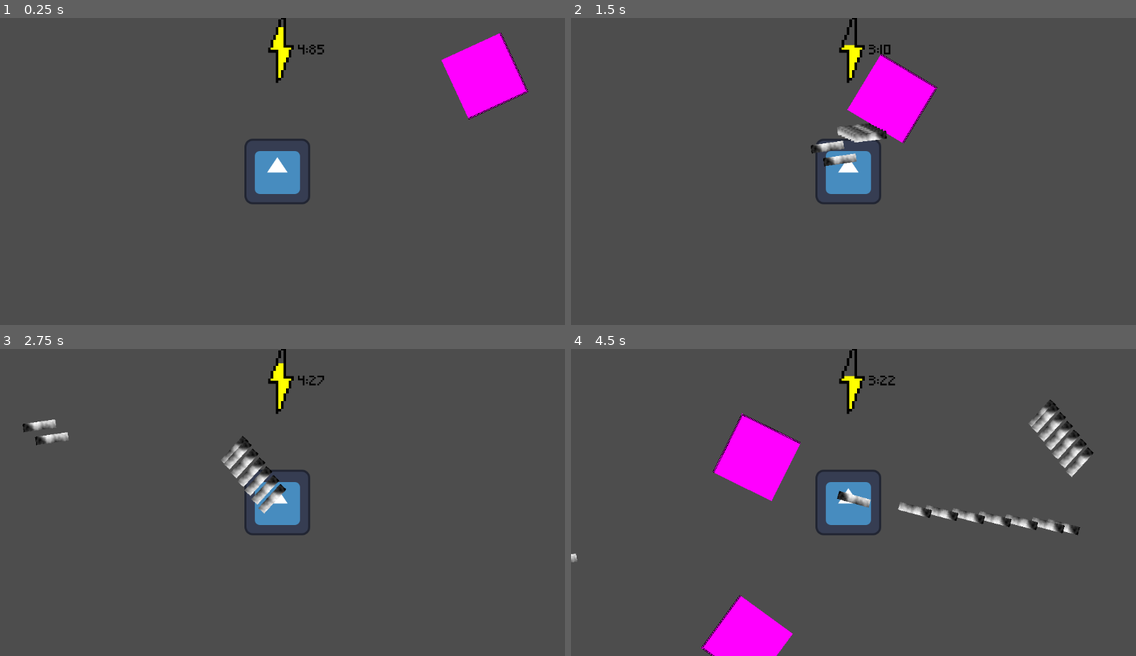
Above: before the commit, frames 1-4 (two rows, left to right).
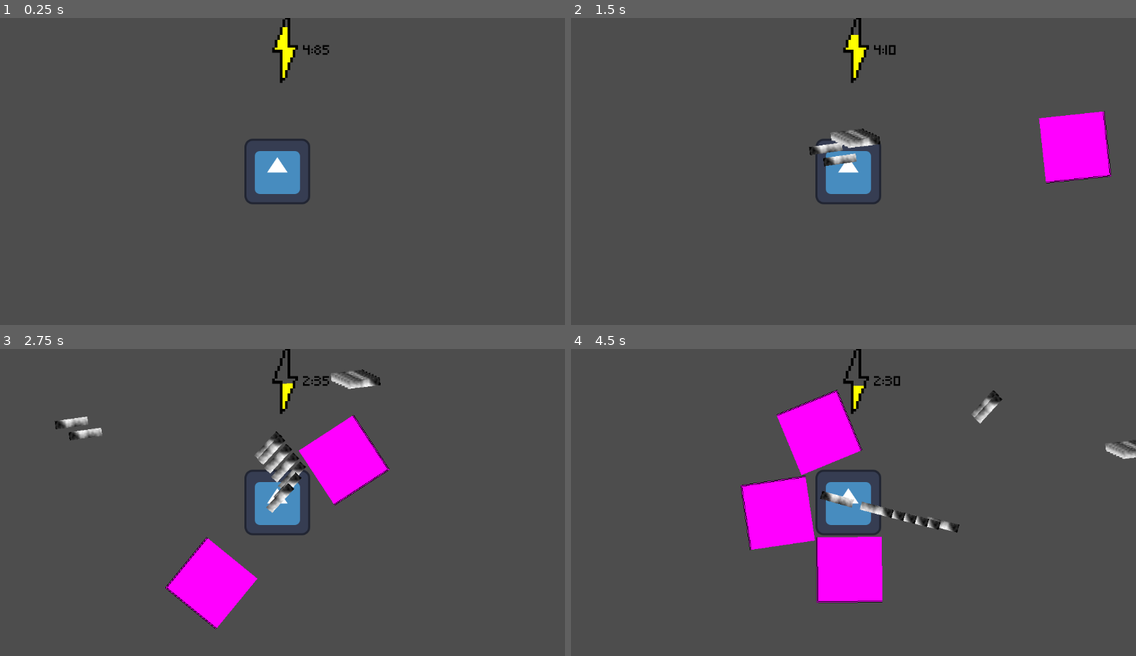
Above: after the commit, the same moments.

Repository: AJISGit/GMTK-2026-Game
Game: Godot game, scene res://scenes/main_scene.tscn
Same seed, same stepped clock (60 frames per second), same inputs: the game is played once before the commit and once after it. The engine's default icon, where the game draws it, is replaced by a stand-in: a white triangle on a blue panel in a dark square.
Inputs (mouse positions are in pixels of both pictures, inside the frame that each line leads up to):
- Up to frame 1 (0.25 s): no input
- Up to frame 2 (1.5 s): move the mouse to (977, 156) at 0.52 s; press the mouse at (977, 156) at 0.53 s; hold D (move_right) 0.53-1.28 s; move the mouse to (740, 186) at 1.27 s; release the mouse at (740, 186) at 1.28 s; hold S (move_down) from 1.28 s (still down); click (740, 186) at 1.35 s
- Up to frame 3 (2.75 s): move the mouse to (339, 434) at 2.02 s; release S (move_down) at 2.03 s; press the mouse at (339, 434) at 2.03 s; hold D (move_right) from 2.03 s (still down)
- Up to frame 4 (4.5 s): move the mouse to (825, 563) at 2.77 s; release D (move_right) at 2.78 s; release the mouse at (825, 563) at 2.78 s; hold W (move_up) 2.78-3.53 s; click (825, 563) at 2.85 s; move the mouse to (1023, 548) at 3.52 s; press the mouse at (1023, 548) at 3.53 s; hold A (move_left) from 3.53 s (still down); move the mouse to (684, 456) at 4.27 s; release the mouse at (684, 456) at 4.28 s; click (684, 456) at 4.35 s

The runs differ from the first frame. In frame 1, 3.1% of the frame differs, in the area x 47-94%, y 0-34%; in frame 2, 6.2%; in frame 3, 8.1%; in frame 4, 15%, in the area x 0-100%, y 0-100%.

Commit message:
Add enemy spawner

Diff:
--- a/scenes/enemy.tscn
+++ b/scenes/enemy.tscn
@@ -13,6 +13,8 @@
 
 [node name="Enemy" type="CharacterBody2D" unique_id=921402794]
 script = ExtResource("1_7p1mj")
+max_health = 3
+energy = 1.0
 metadata/_custom_type_script = "uid://bob5jwsv6an5u"
 
 [node name="Sprite2D" type="Sprite2D" parent="." unique_id=1086449687]
--- a/scenes/main_scene.tscn
+++ b/scenes/main_scene.tscn
@@ -5,6 +5,7 @@
 [ext_resource type="Script" uid="uid://c81qpyrjggtug" path="res://scripts/energy_bar.gd" id="3_7ykc4"]
 [ext_resource type="FontFile" uid="uid://dw65sxfr2pq71" path="res://fonts/Pixeled.ttf" id="4_pu3yx"]
 [ext_resource type="PackedScene" uid="uid://dy63nc8klujsd" path="res://scenes/enemy.tscn" id="5_gubc5"]
+[ext_resource type="Script" uid="uid://bq6hchmj5tym7" path="res://scripts/enemy_spawner.gd" id="6_rt2n2"]
 
 [sub_resource type="AtlasTexture" id="AtlasTexture_7ykc4"]
 atlas = ExtResource("2_pw63i")
@@ -201,7 +202,7 @@
 
 [node name="EnergyIcon" type="AnimatedSprite2D" parent="Player/Camera2D/TheStuff" unique_id=1359483004]
 modulate = Color(1, 1, 0, 1)
-position = Vector2(-3, -240)
+position = Vector2(5, -240)
 scale = Vector2(5, 5)
 sprite_frames = SubResource("SpriteFrames_k67gn")
 autoplay = "default"
@@ -209,21 +210,15 @@
 script = ExtResource("3_7ykc4")
 
 [node name="EnergyLabel" type="Label" parent="Player/Camera2D/TheStuff" unique_id=442729918]
-offset_left = 30.0
-offset_top = -265.0
-offset_right = 70.0
-offset_bottom = -219.0
+offset_left = 40.0
+offset_top = -264.0
+offset_right = 80.0
+offset_bottom = -218.0
 text = "50"
 label_settings = SubResource("LabelSettings_gubc5")
 
-[node name="Enemy" parent="." unique_id=921402794 instance=ExtResource("5_gubc5")]
-position = Vector2(442, -204)
-walk_speed = 10.0
-
-[node name="Enemy2" parent="." unique_id=1571147883 instance=ExtResource("5_gubc5")]
-position = Vector2(-726, -401)
-walk_speed = 10.0
-
-[node name="Enemy3" parent="." unique_id=679403479 instance=ExtResource("5_gubc5")]
-position = Vector2(-674, 714)
-walk_speed = 10.0
+[node name="EnemySpawner" type="Node" parent="." unique_id=938230244]
+script = ExtResource("6_rt2n2")
+enemy_resource = ExtResource("5_gubc5")
+enemy_count = 4
+metadata/_custom_type_script = "uid://bq6hchmj5tym7"
--- a/scripts/base_enemy.gd
+++ b/scripts/base_enemy.gd
@@ -21,6 +21,8 @@
 @export var energy: float = 5.0
 
 
+signal killed
+
 
 func _ready() -> void:
 	walk_speed *= 1000
@@ -28,10 +30,11 @@
 func _physics_process(delta: float) -> void:
 
 	if (health < 0):
-		%Player.current_energy += energy
+		$"../Player".current_energy += energy
+		killed.emit()
 		queue_free()
 
-	look_at(%Player.position)
+	look_at($"../Player".position)
 
 	velocity = Vector2(1.0, 0.0).rotated(rotation) * walk_speed * delta
 	move_and_slide()
@@ -39,7 +42,7 @@
 
 func _on_area_2d_body_entered(body: Node2D) -> void:
 
-	if (body == %Player):
+	if (body == $"../Player"):
 		body.subtract_energy(body_damage)
 		velocity = Vector2(1.0, 0.0).rotated(rotation) * 300
 		velocity = -velocity
--- /dev/null
+++ b/scripts/enemy_spawner.gd
@@ -0,0 +1,61 @@
+extends Node
+class_name EnemySpawner
+
+
+@export var enemy_resource: PackedScene
+@export var enemy_count: int = 5
+@export var enemy_distance: float = 1000.0
+
+
+var enemies_left: int = 0
+
+func on_enemy_killed():
+	enemies_left -= 1
+
+
+func spawn_enemy(position: Vector2):
+	var enemy = enemy_resource.instantiate()
+	enemy.position = position
+	enemy.look_at($"../Player".position)
+	$"..".add_child(enemy)
+	enemy.connect("killed", on_enemy_killed)
+	return enemy
+
+func spawn_enemies(nodes: int, distance: float) -> void:
+
+	var nodesDesired : int = nodes
+	var a : float = (2.0 * PI) / float(nodesDesired)
+
+	var max_distance: float = distance
+	var radius: float = max_distance
+
+	print("Plr: " + str($"../Player".position))
+
+	for i in nodesDesired:
+
+		var pos := Vector2(cos(i * a) * radius, sin(i * a) * radius)
+
+		pos.x += $"../Player".position.x
+		pos.y += $"../Player".position.y
+
+		var enemy = spawn_enemy(pos)
+		var enemy_distance: float = enemy.position.distance_to($"../Player".position)
+
+		if (enemy_distance < max_distance):
+			enemy.position += enemy.position.rotated(enemy.rotation_degrees) * (max_distance - enemy_distance)
+
+
+		print(enemy.position)
+
+	enemies_left = nodesDesired
+
+
+
+func _ready() -> void:
+	spawn_enemies.call_deferred(enemy_count, enemy_distance)
+
+func _process(_delta: float) -> void:
+
+	if (enemies_left <= 0):
+		print("Time to spawn more guys!")
+		spawn_enemies(enemy_count, enemy_distance)
--- a/scripts/robot.gd
+++ b/scripts/robot.gd
@@ -30,6 +30,8 @@
 	if (current_energy <= 0.0):
 		alive = false
 		return
+	else:
+		alive = true
 
 	current_energy -= energy_timer.wait_time
 	if (current_energy < 0.0): current_energy = 0.0
Not shown, added: scripts/enemy_spawner.gd.uid
